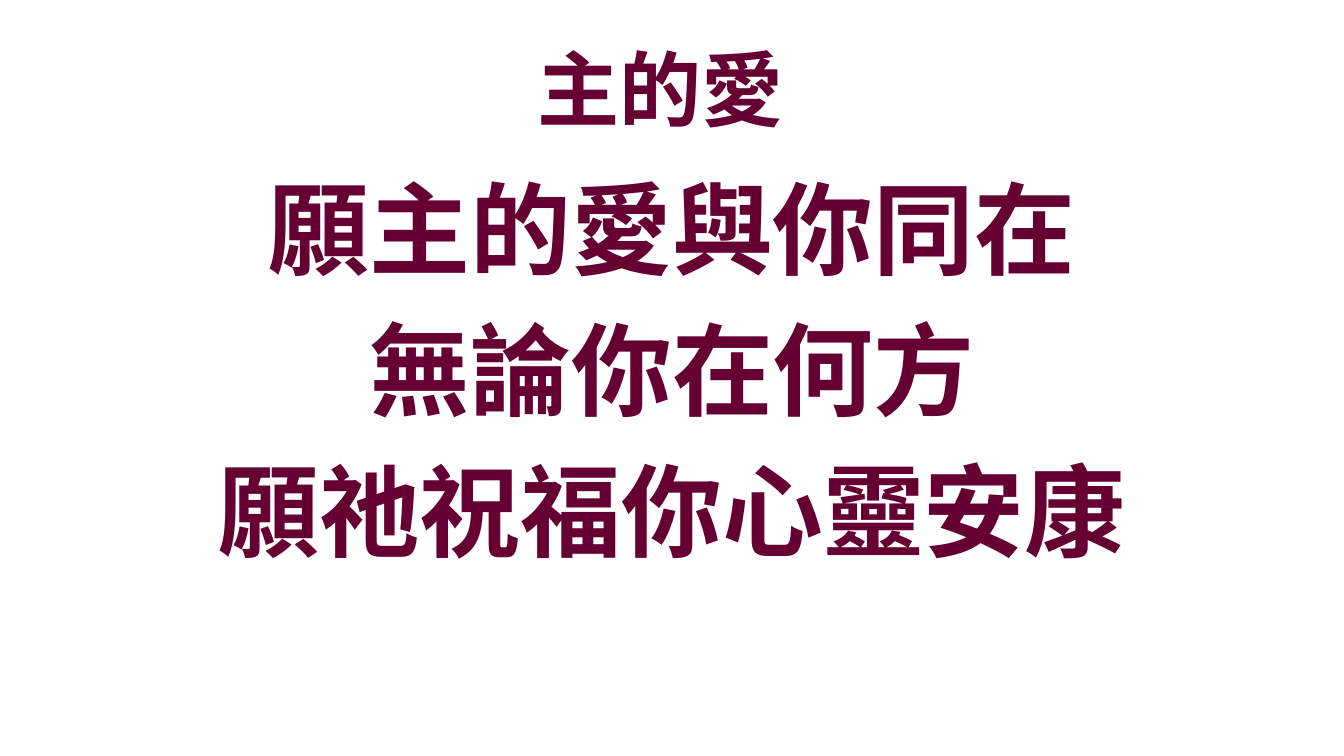
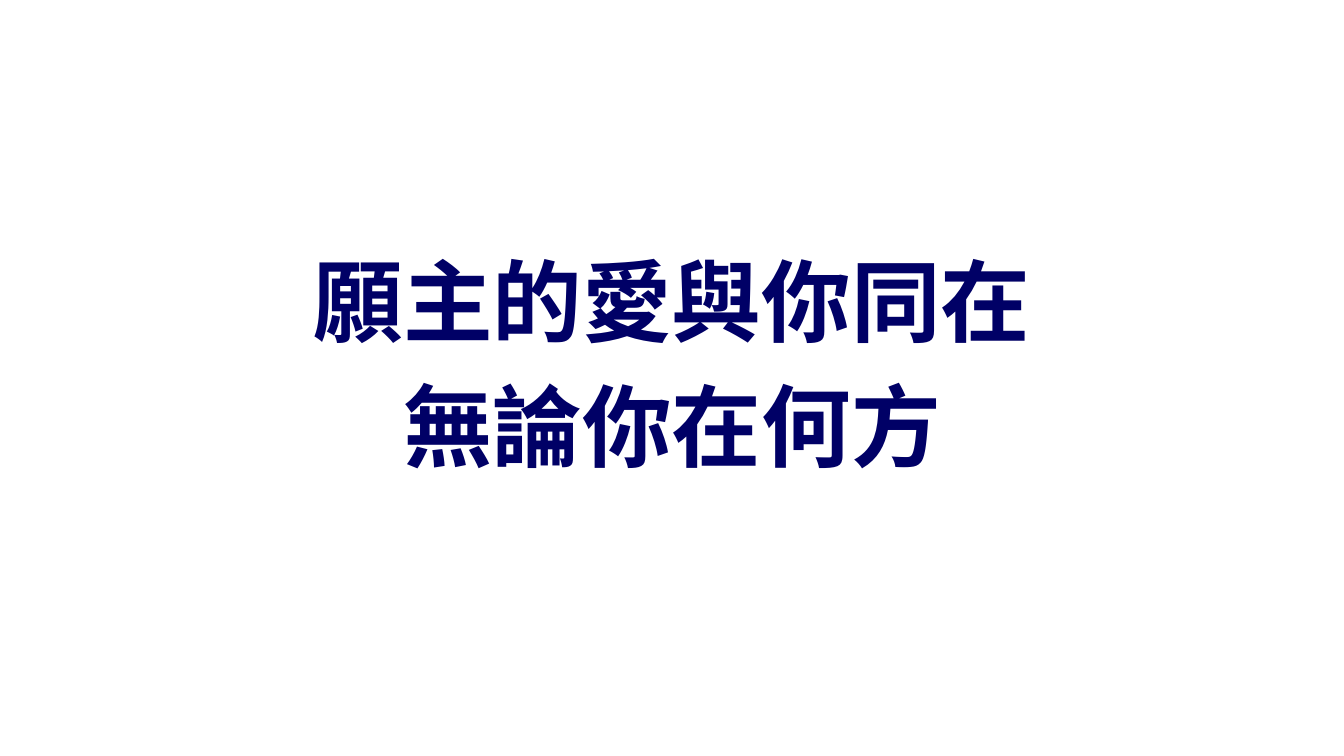
Before and after one commit to batisuoc/other-ppts, a slide deck: slide 40 of 聯合崇拜流程.pptx (slide 29 before the commit). Drawn at 1344x756 pixels with LibreOffice and Linux fonts; fonts in the diff are those of the drawing; background and template pictures are left out. Boxes give left, top, right and bottom in pixels: in the first picture for what was removed or moved away, otherwise in the second. Text is boxed around its words. In the diff, an @@ line names an element or a change of style, - is before the commit and + after.

```diff
--- a/聯合崇拜流程.pptx
+++ b/聯合崇拜流程.pptx
@@ title removed at <box>537,50,783,128</box> @@
-主的愛
@@ text "願主的愛與你同在": place and size @@
-text "願主的愛與你同在" at <box>218,181,1125,559</box>
+text "願主的愛與你同在" at <box>314,259,1031,469</box>
@@ text "願主的愛與你同在" at <box>314,259,1031,469</box>: size 54 to 48 pt, text colour #660033 to #000066; less space between paragraphs; vertical alignment top to middle @@
@@ text at <box>218,462,1125,559</box>: paragraph removed @@
-願祂祝福你心靈安康
```
Also in this commit, not shown: 13 other slides changed, 15 slides added, 1 slide removed.
